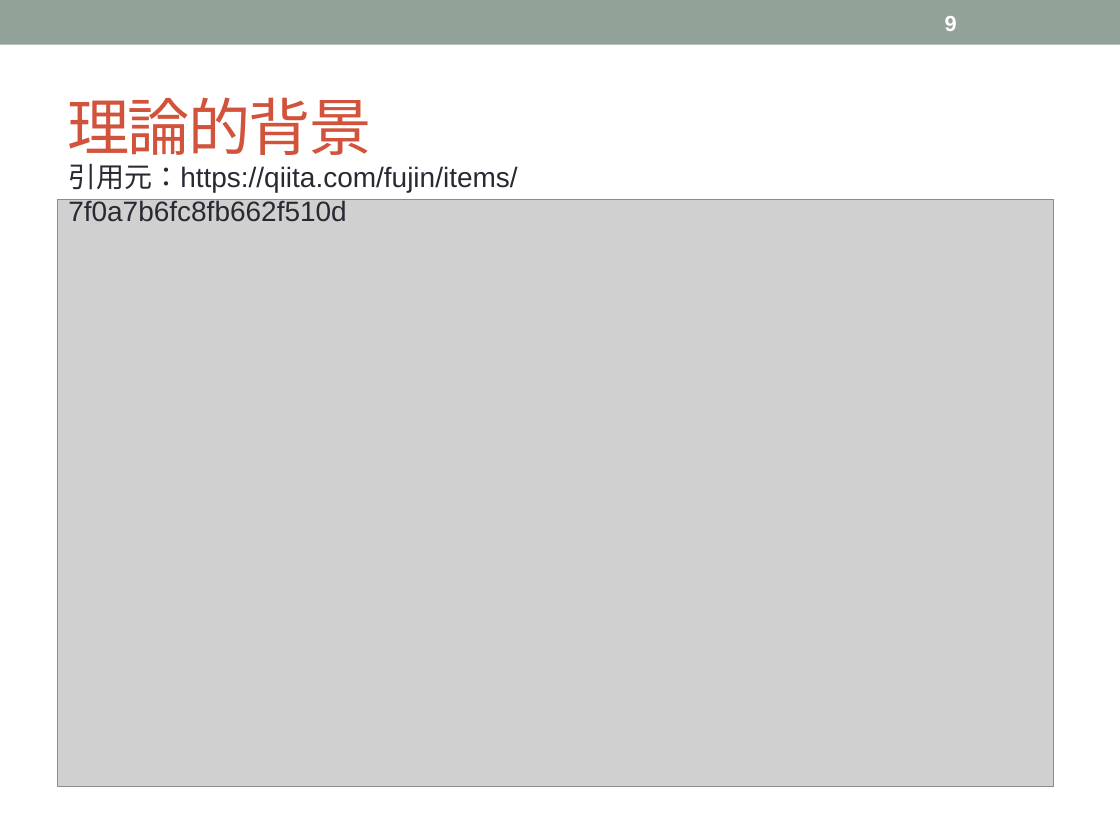
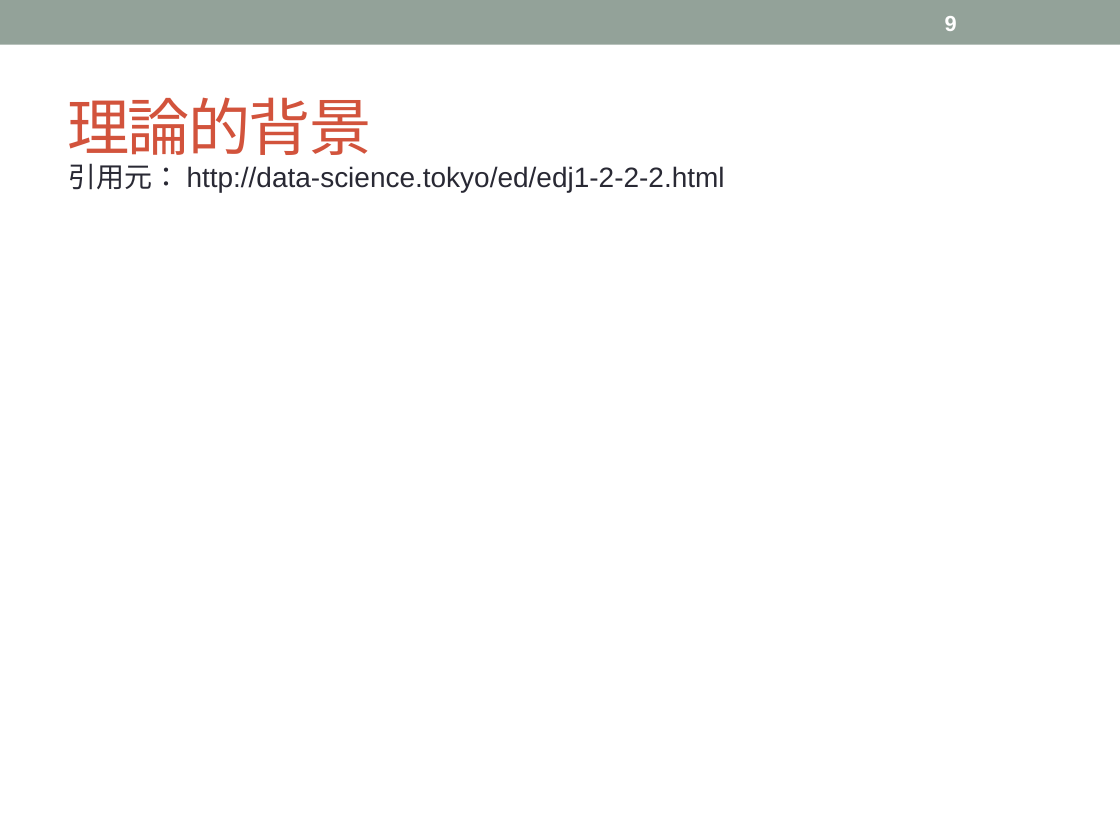
Before and after one commit to tsuchiyatoshio/team, a slide deck: slide 9 of oouchi/1.2_LogisticRegression/1.2_RogisticRegression.pptx. Drawn at 1120x840 pixels with LibreOffice and Linux fonts; fonts in the diff are those of the drawing; grey boxes stand for pictures. Boxes give left, top, right and bottom in pixels: in the first picture for what was removed or moved away, otherwise in the second. Text is boxed around its words. In the diff, an @@ line names an element or a change of style, - is before the commit and + after.

```diff
--- a/oouchi/1.2_LogisticRegression/1.2_RogisticRegression.pptx
+++ b/oouchi/1.2_LogisticRegression/1.2_RogisticRegression.pptx
@@ text at <box>68,163,725,192</box>: text changed @@
-引用元：https://qiita.com/fujin/items/7f0a7b6fc8fb662f510d
+引用元： http://data-science.tokyo/ed/edj1-2-2-2.html
@@ picture removed at <box>57,199,1054,786</box> @@
```
Also in this commit, not shown: 7 other slides changed.
